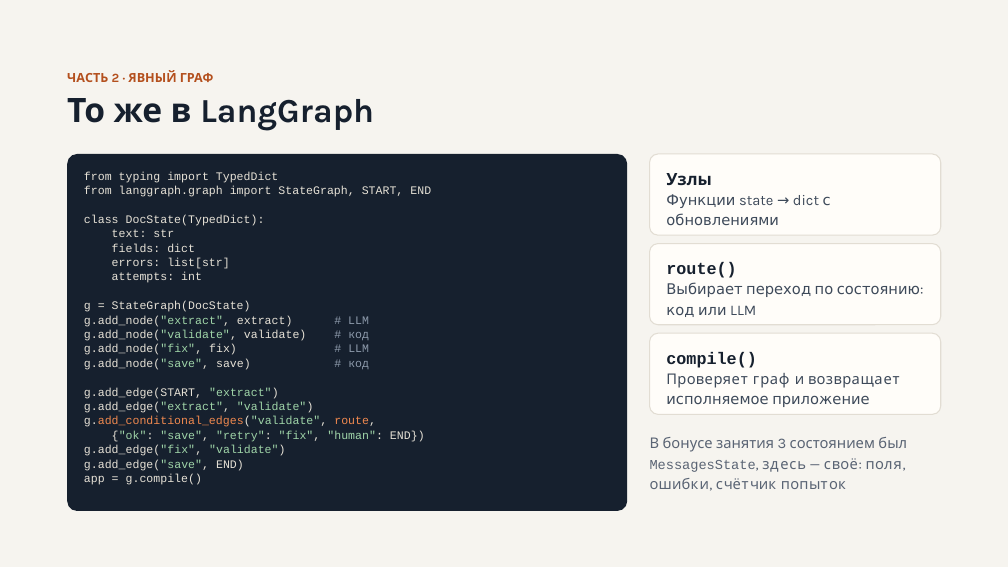
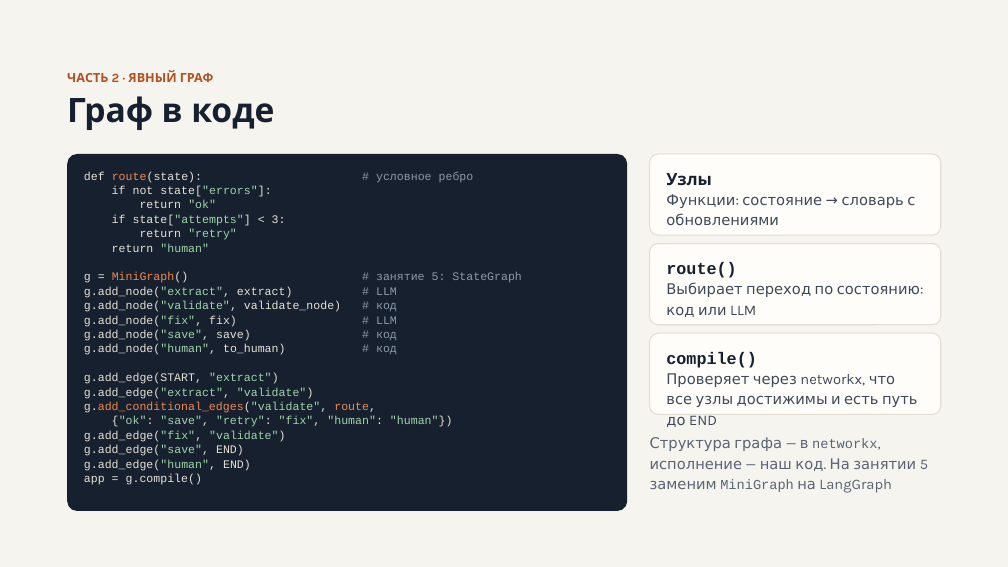
Before and after one commit to chernyatiev/llm_apps_course, a slide deck: slide 17 of lesson_4/Управление потоком исполнения LLM приложения.pptx. Drawn at 1008x567 pixels with LibreOffice and Linux fonts; fonts in the diff are those of the drawing. Boxes give left, top, right and bottom in pixels: in the first picture for what was removed or moved away, otherwise in the second. Text is boxed around its words. In the diff, an @@ line names an element or a change of style, - is before the commit and + after.

```diff
--- a/lesson_4/Управление потоком исполнения LLM приложения.pptx
+++ b/lesson_4/Управление потоком исполнения LLM приложения.pptx
@@ text at (67,96,274,130): text changed @@
-То же в LangGraph
+Граф в коде
@@ text at (84,171,286,283): text changed @@
-from typing import TypedDict
-from langgraph.graph import StateGraph, START, END
-class DocState(TypedDict):
-text: str
-fields: dict
-errors: list[str]
-attempts: int
-g = StateGraph(DocState)
+def route(state): # условное ребро
+if not state["errors"]:
+return "ok"
+if state["attempts"] < 3:
+return "retry"
+return "human"
+g = MiniGraph() # занятие 5: StateGraph
@@ text at (666,194,915,225): text changed @@
-Функции state → dict с обновлениями
+Функции: состояние → словарь с обновлениями
@@ text at (84,301,341,312): text changed @@
-g.add_node("validate", validate) # код
+g.add_node("validate", validate_node) # код
@@ text at (84,344,397,355): paragraph added @@
+g.add_node("human", to_human) # код
@@ text at (666,373,917,427): text changed @@
-Проверяет граф и возвращает исполняемое приложение
+Проверяет через networkx, что все узлы достижимы и есть путь до END
@@ text at (112,416,453,427): text changed @@
-{"ok": "save", "retry": "fix", "human": END})
+{"ok": "save", "retry": "fix", "human": "human"})
@@ text at (650,437,928,493): text changed @@
-В бонусе занятия 3 состоянием был MessagesState, здесь — своё: поля, ошибки, счётчик попыток
+Структура графа — в networkx, исполнение — наш код. На занятии 5 заменим MiniGraph на LangGraph
@@ text at (84,460,251,471): paragraph added @@
+g.add_edge("human", END)
```
Also in this commit, not shown: 3 other slides changed, 3 other files.
